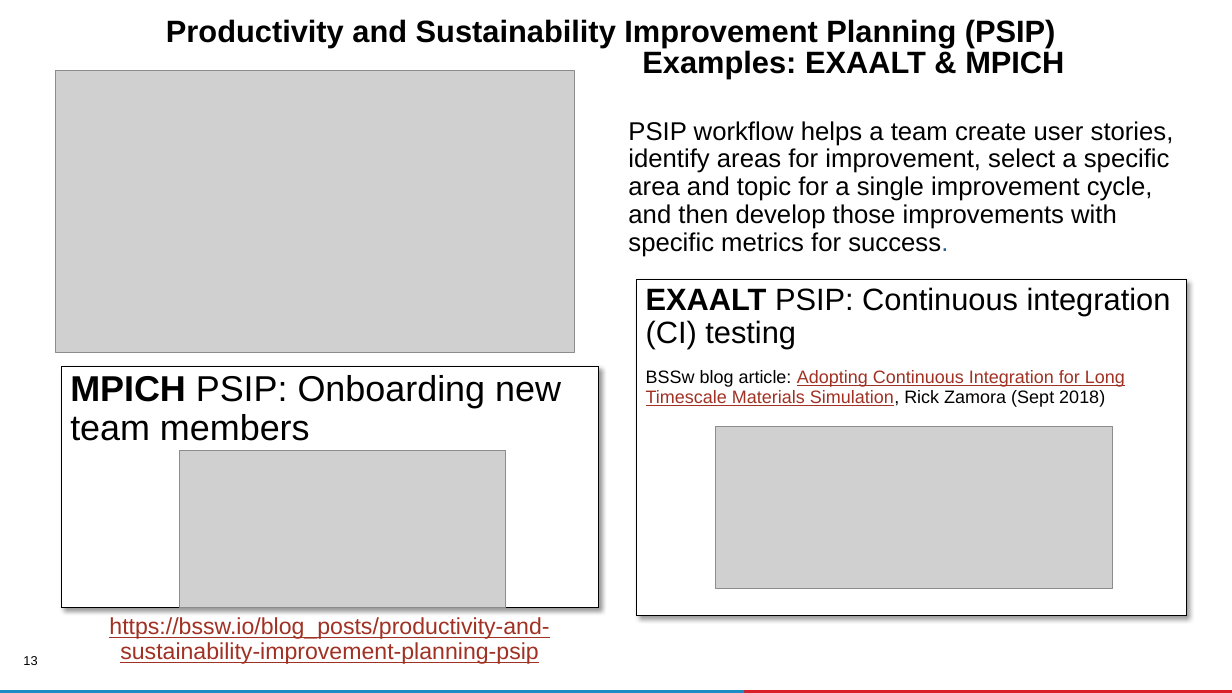
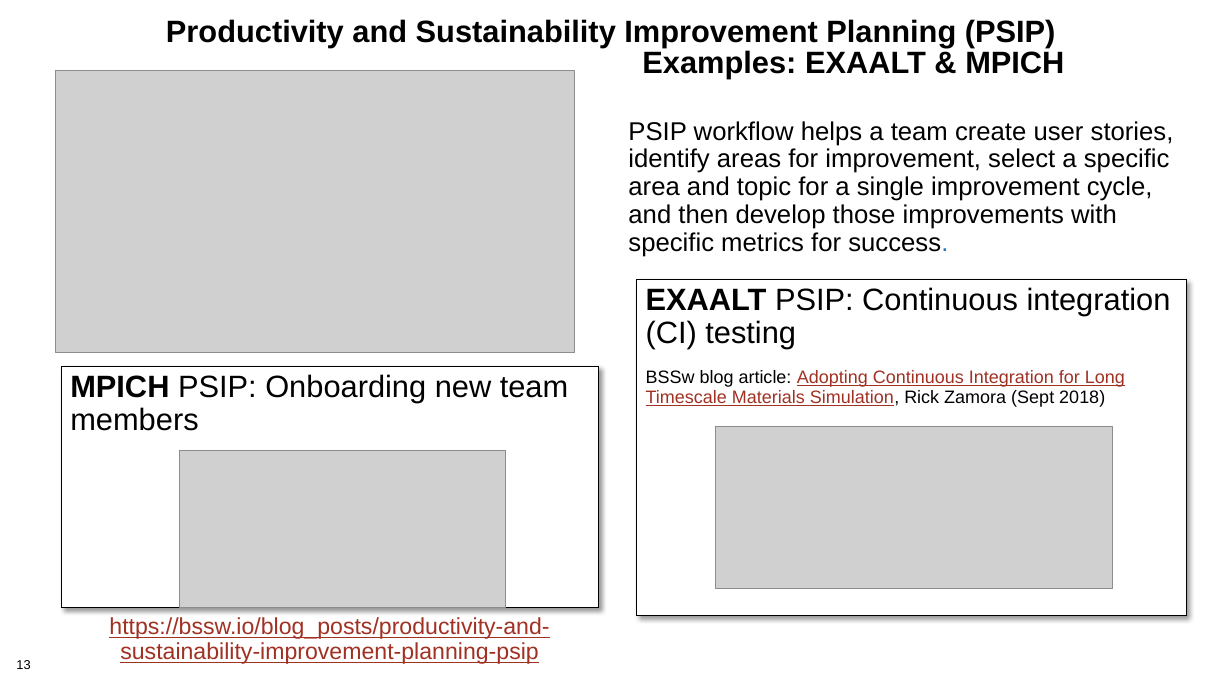
Before and after one commit to bssw-tutorial/presentations, a slide deck: slide 13 of agile-redux.pptx. Drawn at 1232x693 pixels with LibreOffice and Linux fonts; fonts in the diff are those of the drawing; grey boxes stand for pictures; background and template pictures are left out. Boxes give left, top, right and bottom in pixels: in the first picture for what was removed or moved away, otherwise in the second. Text is boxed around its words. In the diff, an @@ line names an element or a change of style, - is before the commit and + after.

```diff
--- a/agile-redux.pptx
+++ b/agile-redux.pptx
@@ text "PSIP workflow helps a team ..." at [628,121,1174,257]: text colour #266092 to #2A75BB in "success." @@
@@ text "MPICH PSIP: Onboarding new team ..." at [61,366,598,607]: size 28 to 24 pt @@
@@ page number at [16,660,30,669]: alignment right to left @@
@@ rectangle removed at [0,690,744,693] @@
@@ rectangle removed at [744,690,1232,693] @@
```
Also in this commit, not shown: 11 other slides changed, 11 other files.
